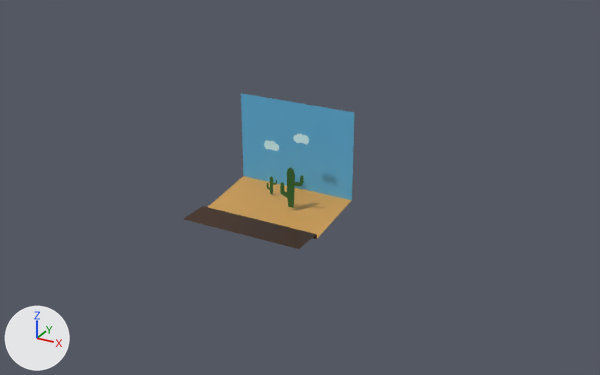
What one commit did to the FBX model VR Game Jam/Assets/Art - Meshes and Textures/Door/Outside_Door.fbx.
Both versions are drawn from a 50 mm camera at (11.92, -18.0, 10.88) aimed at (0.94, 1.96, 0.9). The lights are fixed; the arrows at lower left show +X, +Y and +Z. Where no turn or scale is listed for an object, it has been applied to the vertices.

In view in the first picture: 'Outside_Door'.
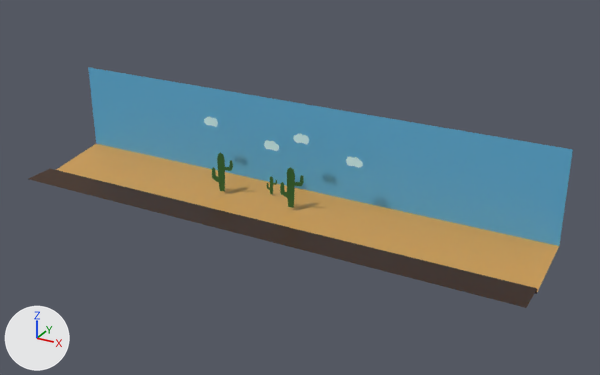
Where the newer file only moved an object's origin or applied its transform, the numbers keep the older frame.

Patch to the scene script:
```diff
--- a/VR Game Jam/Assets/Art - Meshes and Textures/Door/Outside_Door.fbx.py
+++ b/VR Game Jam/Assets/Art - Meshes and Textures/Door/Outside_Door.fbx.py
@@ me_mesh @@
 me_mesh.from_pydata(...)  # 188 vertices, 124 faces; spans x -1.99..1.99, y -0.01..3.4, z -0.17..3.0
 # used by ob_outside_door; location = (0.0, 0.0, 0.0)
+# me_mesh part 1: the loose piece of 10 vertices spanning x -1.99..1.99, y -0.01..3.4, z -0.17..3.0 is scaled about its middle by (4.19, 1, 1)
+# me_mesh part 2: the loose piece of 25 vertices spanning x -0.69..-0.14, y 2.62, z 1.61..1.93 is copied, and the copy is moved by (2.81, 0.0, 0.0); it spans x 2.13..2.67, y 2.62, z 1.61..1.93
+# me_mesh part 3: the loose piece of 64 vertices spanning x 0.16..0.98, y 2.12, z 0.09..1.42 is copied, and the copy is moved by (-2.52, 0.0, 0.0); it spans x -2.36..-1.54, y 2.12, z 0.09..1.42
+# me_mesh part 4: the loose piece of 25 vertices spanning x 0.35..0.89, y 2.62, z 2.02..2.34 is copied, and the copy is moved by (-3.28, 0.0, 0.0); it spans x -2.93..-2.38, y 2.62, z 2.02..2.34
 me_mesh.materials.append(mat_cloud)
```

Pixel boxes (x1, y1, x2, y2) of what changed, in the pictures (600 x 375 px; the box of a moved part takes in the faces that stretch with it):
'Outside_Door', reshaped (217% wider, 54% taller): before (183, 93, 354, 249); after (28, 67, 573, 308)
part 1 of me_mesh, moved or reshaped: before (183, 93, 354, 249); after (28, 67, 573, 308)
part 2 of me_mesh, added: after (346, 157, 363, 168)
part 3 of me_mesh, added: after (212, 152, 233, 192)
part 4 of me_mesh, added: after (204, 116, 218, 127)
